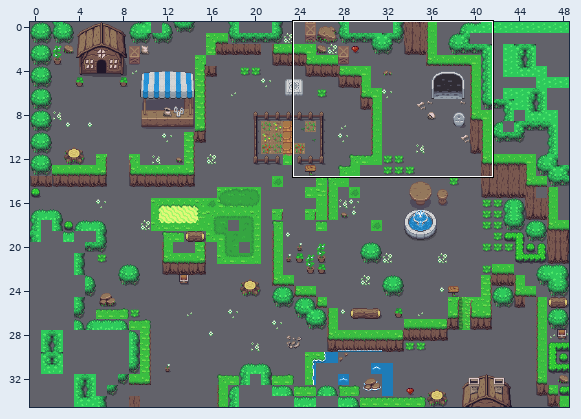
Two versions of a level (Tiled map (JSON), assets/tilemaps/overworld.json). The first picture is a wide view before the edit; the outline marks the close-up.
Close-up. Before the edit:
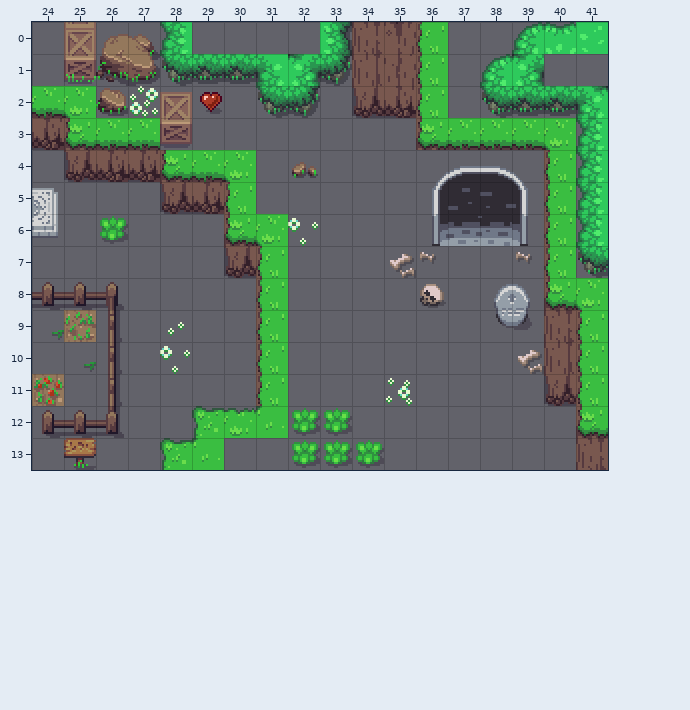
Cells are 16x16 px. Shown: x 24..41, y 0..13. The commit also changed other parts of the map, which this record leaves out.
Once edited:
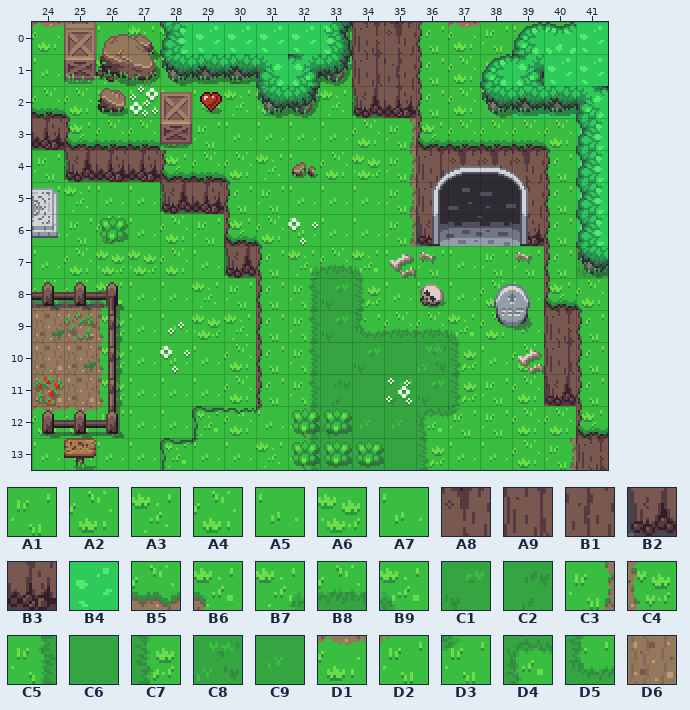
Key: from "Overworld": A1 0, A2 365, A3 367, A4 368, A5 405, A6 407, A7 408, A8 485, A9 524, B1 525, B2 564, B3 565, B4 642, B5 1161, B6 1162, B7 1174, B8 1175, B9 1176, C1 1177, C2 1178, C3 1200, C4 1202, C5 1214, C6 1215, C7 1216, C8 1217, C9 1218, D1 1241, D2 1242, D3 1256, D4 1294, D5 1334, D6 1401.
__ is an empty cell.
Tiles of an added or newly shown layer are drawn over the layers below it.
Diff:
Layer "World" (now shown):
y 0: x 24 __ -> D1; x 26..33 __ __ __ __ __ __ __ __ -> A5 A3 A6 B4 B4 B4 B4 A6; x 37..40 __ __ __ __ -> D1 A1 A5 A7
y 1: x 24..30 __ __ __ __ __ __ __ -> A7 A7 A3 A1 A5 A3 A6; x 33 __ -> A3; x 37..38 __ __ -> A4 A1; x 40..41 __ __ -> B4 B4
y 2: x 26..34 __ __ __ __ __ __ __ __ __ -> A7 A7 A7 A7 A3 A6 A5 A3 D1; x 37..40 __ __ __ __ -> A4 A5 B4 B4
y 3: x 24 __ -> A5; x 28..35 __ __ __ __ __ __ __ __ -> A6 A1 A7 A7 A7 A5 A2 C3; x 41 __ -> B4
y 4: x 24..27 __ __ __ __ -> A1 A4 A6 A1; x 31..39 __ __ __ __ __ __ __ __ __ -> A3 A7 A2 A6 C3 A9 A8 A8 A8; x 41 __ -> B4
y 5: x 24..29 __ __ __ __ __ __ -> A1 A3 A7 A5 A2 A7; x 31..36 __ __ __ __ __ __ -> A1 A7 A7 A7 C3 A9; x 39 __ -> B1; x 41 __ -> B4
y 6: x 24..29 __ __ __ __ __ __ -> A7 A1 A4 A5 A4 A1; x 32..36 __ __ __ __ __ -> A7 A7 A7 C3 B2; x 39 __ -> B3; x 41 __ -> B4
y 7: x 24..30 __ __ __ __ __ __ __ -> A7 A4 A6 A6 A2 A7 A7; x 32..39 __ __ __ __ __ __ __ __ -> B7 B8 B9 A7 A1 A7 A1 A1; x 41 __ -> C1
y 8: x 24..30 __ __ __ __ __ __ __ -> B5 B5 B6 A7 A7 A3 A1; x 32..39 __ __ __ __ __ __ __ __ -> C5 C1 C7 A7 A7 A7 A2 A7
y 9: x 24 __ -> D6; x 26..30 __ __ __ __ __ -> C4 A7 A7 A6 A3; x 32..39 __ __ __ __ __ __ __ __ -> C5 C1 D5 B8 B8 B9 A2 A5
y 10: x 24..30 __ __ __ __ __ __ __ -> D6 D6 C4 A7 A7 A7 A2; x 32..39 __ __ __ __ __ __ __ __ -> C5 C6 C1 C6 C8 C7 A7 A2
y 11: x 25..30 __ __ __ __ __ __ -> D6 C4 A7 A5 A7 A4; x 32..40 __ __ __ __ __ __ __ __ __ -> C5 C2 C6 C1 C1 C7 A1 A2 A8
y 12: x 24..30 __ __ __ __ __ __ __ -> D1 D1 D2 A7 A5 C1 A7; x 32..40 __ __ __ __ __ __ __ __ __ -> C5 C1 C9 C9 D4 D3 A1 A4 A2
y 13: x 24..28 __ __ __ __ __ -> A7 A7 A7 A7 C1; x 30..40 __ __ __ __ __ __ __ __ __ __ __ -> A7 A3 C5 C6 C6 C6 C7 A7 A7 A4 C3
Where, in picture pixels (left, top, right, bottom), the same in both close-ups:
added: (32, 22, 608, 470)
